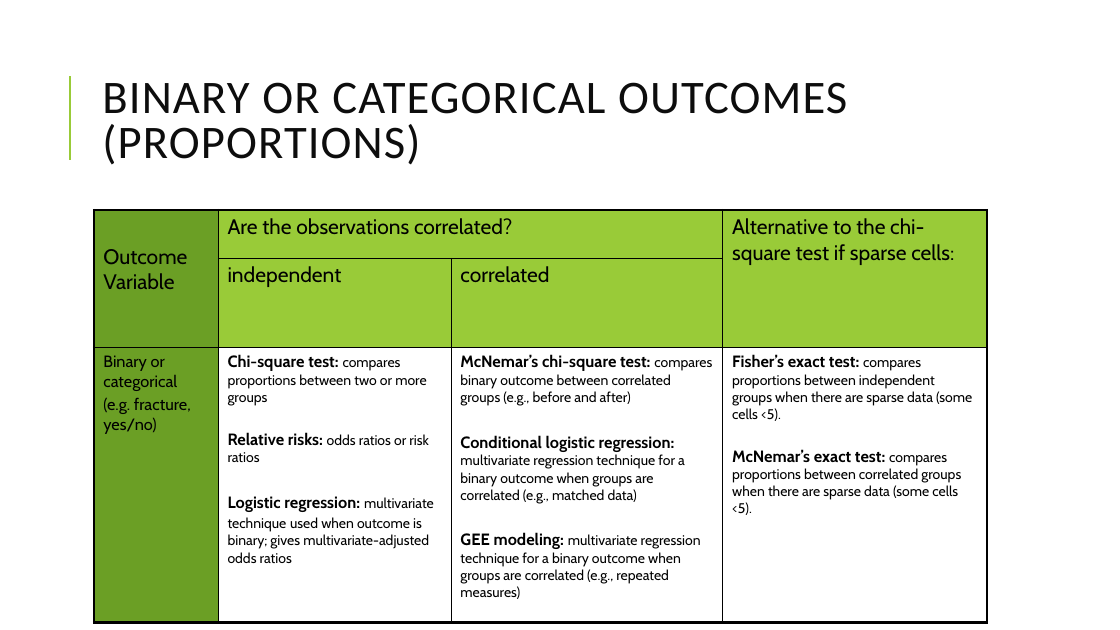
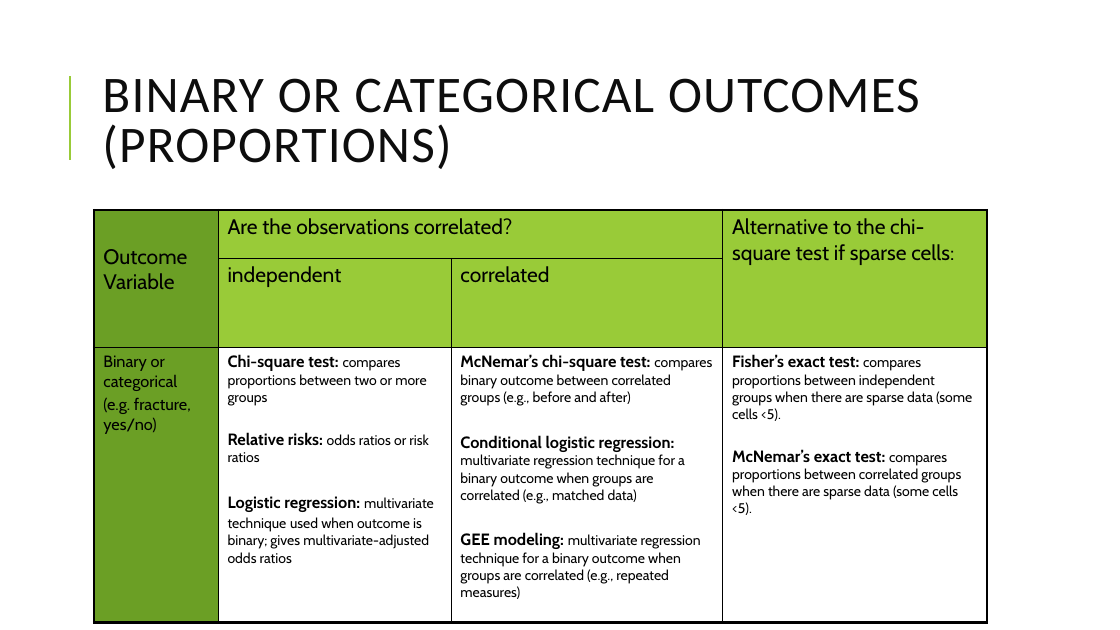
Before and after one commit to yaniv63/applied-data-science, a slide deck: slide 32 of Applied Data Science - 07 Machine Learning in Python.pptx (slide 35 before the commit). Drawn at 1120x630 pixels with LibreOffice and Linux fonts; fonts in the diff are those of the drawing. Boxes give left, top, right and bottom in pixels: in the first picture for what was removed or moved away, otherwise in the second. Text is boxed around its words. In the diff, an @@ line names an element or a change of style, - is before the commit and + after.

```diff
--- a/Applied Data Science - 07 Machine Learning in Python.pptx
+++ b/Applied Data Science - 07 Machine Learning in Python.pptx
@@ title "BINARY OR CATEGORICAL OUTCOMES (PROPORTIONS)" at <box>102,78,920,169</box>: size 40 to 44 pt @@
```
Also in this commit, not shown: 2 other slides changed, 2 slides removed, 6 other files.
